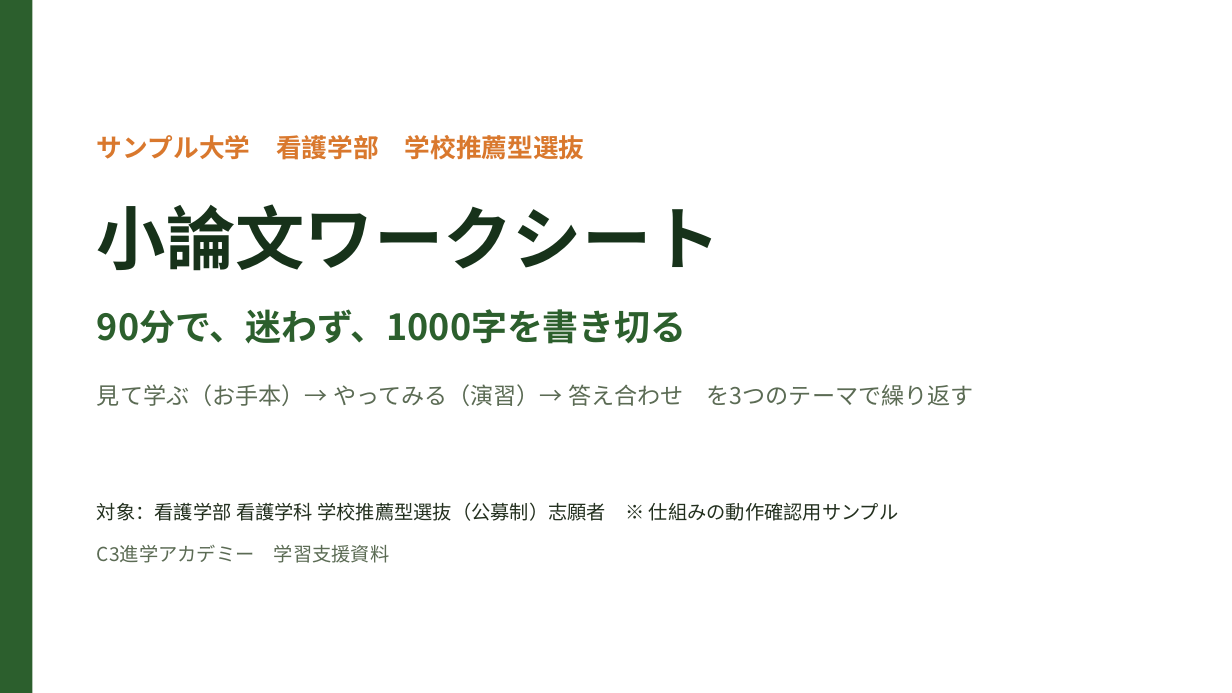
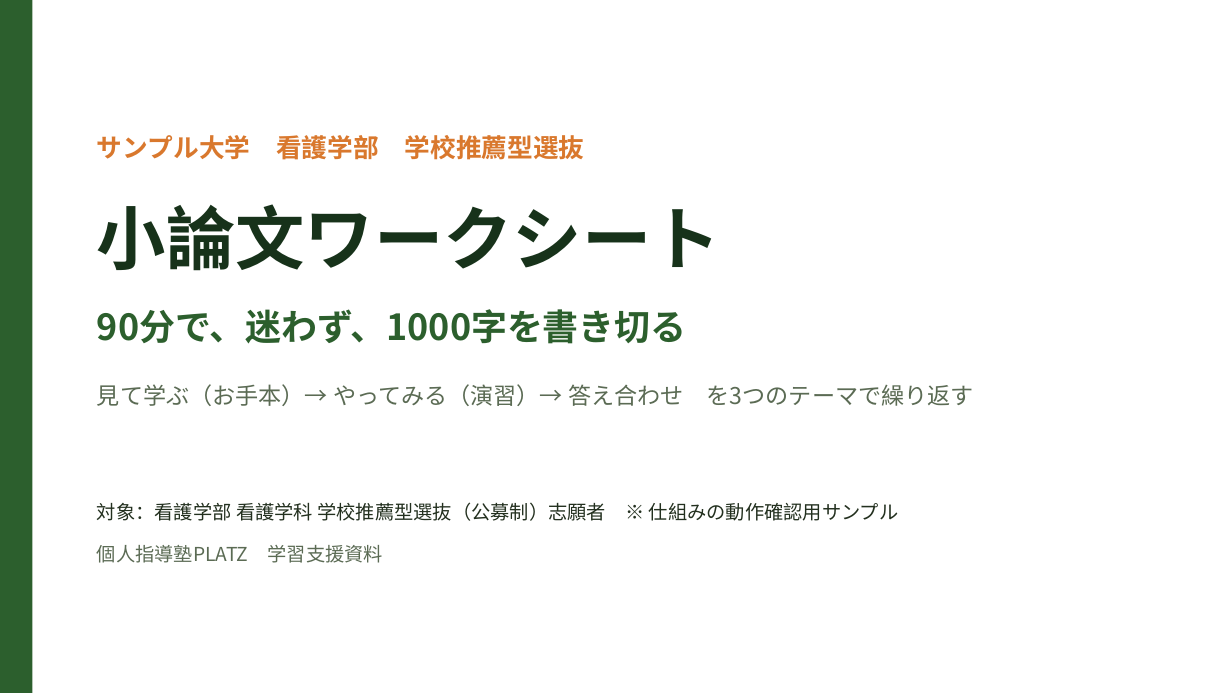
Before and after one commit to platzgod/PLATZAI-, a slide deck: slide 1 of 小論文添削（ショー）/ワークシート/サンプル大学_看護学部_小論文ワークシート.pptx. Drawn at 1232x693 pixels with LibreOffice and Linux fonts; fonts in the diff are those of the drawing. Boxes give left, top, right and bottom in pixels: in the first picture for what was removed or moved away, otherwise in the second. Text is boxed around its words. In the diff, an @@ line names an element or a change of style, - is before the commit and + after.

```diff
--- a/小論文添削（ショー）/ワークシート/サンプル大学_看護学部_小論文ワークシート.pptx
+++ b/小論文添削（ショー）/ワークシート/サンプル大学_看護学部_小論文ワークシート.pptx
@@ text at (x1=97, y1=545, x2=383, y2=563): text changed @@
-C3進学アカデミー 学習支援資料
+個人指導塾PLATZ 学習支援資料
```
Also in this commit, not shown: 23 other slides changed, 10 other files.
